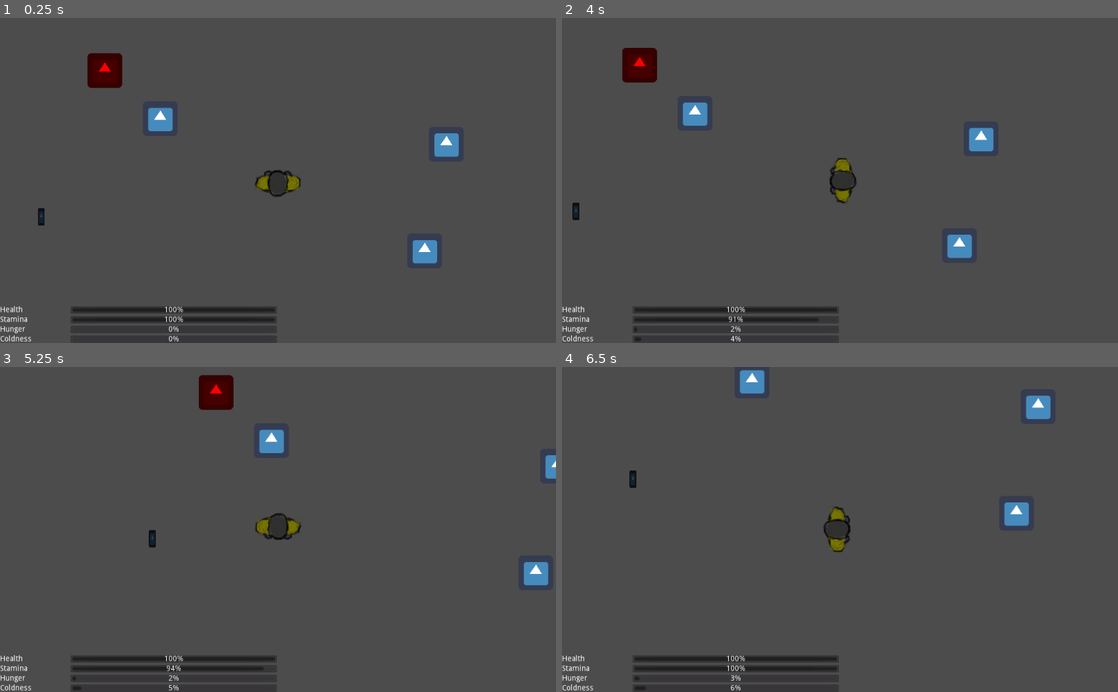
Above: before the commit, frames 1-4 (two rows, left to right).
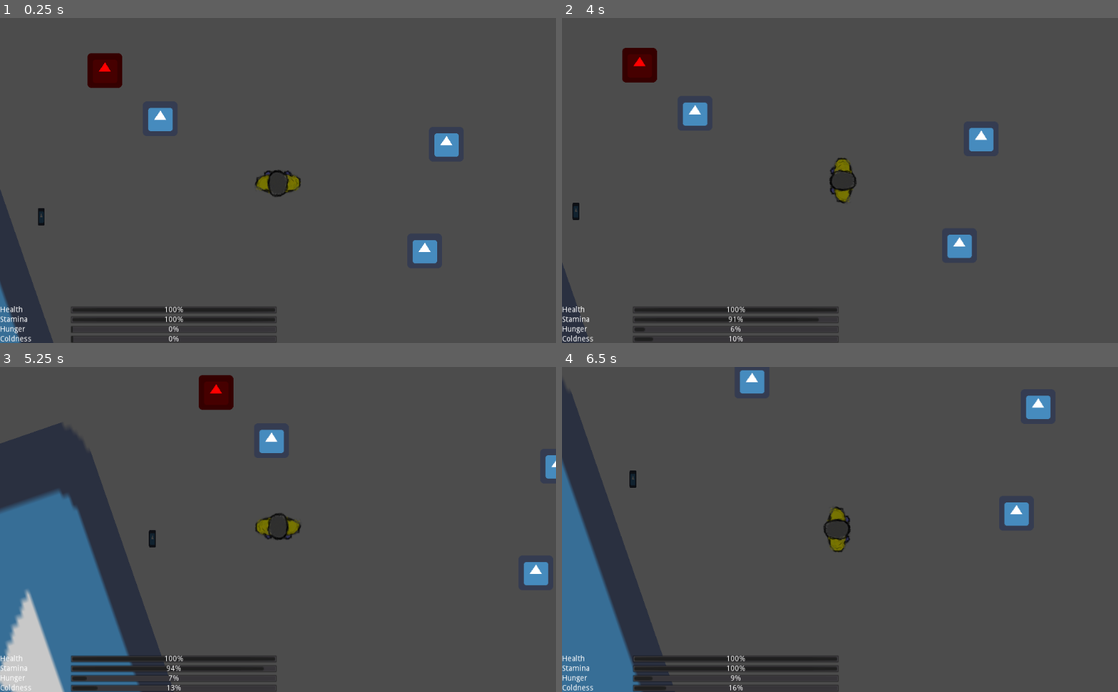
Above: after the commit, the same moments.

Repository: MilanVasko/ludum-dare-50
Game: Godot game, scene res://ingame/ingame.tscn
Two runs of this game, one before a commit and one after it. Both use one fixed random seed, a clock stepped at 60 frames per second and the inputs below. The engine's default icon, where the game draws it, is replaced by a stand-in: a white triangle on a blue panel in a dark square.
Inputs:
- Up to frame 1 (0.25 s): no input
- Up to frame 2 (4 s): tap Enter at 0.5 s; hold D (right) 0.53-1.28 s; tap E (use) at 0.6, 1.55, 2.1, 2.85, 3.8 s; hold S (down) 1.28-2.03 s; tap Shift (run) at 1.35 s; hold D (right) 2.03-2.78 s; tap Space at 2.75 s; hold W (up) 2.78-3.53 s; hold A (left) from 3.53 s (still down); hold Shift (run) from 3.53 s (still down)
- Up to frame 3 (5.25 s): release Shift (run) at 4.28 s; tap E (use) at 4.35, 5.1 s; release A (left) at 5.03 s; hold S (down) from 5.03 s (still down)
- Up to frame 4 (6.5 s): release S (down) at 5.78 s; hold D (right) from 5.78 s (still down); tap Shift (run) at 5.85 s; tap E (use) at 6.05 s

The runs differ from the first frame. In frame 1, 2.2% of the frame differs, in the area x 0-14%, y 52-100%; in frame 2, 0.6%; in frame 3, 17%, in the area x 0-33%, y 17-100%; in frame 4, 9.7%.

Commit message:
Add warm areas

Diff:
--- /dev/null
+++ b/building/building.tscn
@@ -0,0 +1,47 @@
+[gd_scene load_steps=7 format=2]
+
+[ext_resource path="res://icon.png" type="Texture" id=1]
+[ext_resource path="res://warm_area/warm_area.tscn" type="PackedScene" id=2]
+
+[sub_resource type="RectangleShape2D" id=1]
+extents = Vector2( 420, 5 )
+
+[sub_resource type="RectangleShape2D" id=2]
+extents = Vector2( 186.25, 5 )
+
+[sub_resource type="RectangleShape2D" id=3]
+extents = Vector2( 162, 5 )
+
+[sub_resource type="RectangleShape2D" id=4]
+extents = Vector2( 5, 203.25 )
+
+[node name="Building" type="StaticBody2D"]
+
+[node name="Sprite" type="Sprite" parent="."]
+modulate = Color( 0.788235, 0.788235, 0.788235, 1 )
+scale = Vector2( 13.08, 6.407 )
+texture = ExtResource( 1 )
+
+[node name="CollisionShape2D" type="CollisionShape2D" parent="."]
+position = Vector2( 0, -200 )
+shape = SubResource( 1 )
+
+[node name="CollisionShape2D2" type="CollisionShape2D" parent="."]
+position = Vector2( -234, 200 )
+shape = SubResource( 2 )
+
+[node name="CollisionShape2D3" type="CollisionShape2D" parent="."]
+position = Vector2( 255, 200 )
+shape = SubResource( 3 )
+
+[node name="CollisionShape2D4" type="CollisionShape2D" parent="."]
+position = Vector2( -415, 1.75 )
+shape = SubResource( 4 )
+
+[node name="CollisionShape2D5" type="CollisionShape2D" parent="."]
+position = Vector2( 415, 1.75 )
+shape = SubResource( 4 )
+
+[node name="WarmArea" parent="." instance=ExtResource( 2 )]
+scale = Vector2( 38.48, 17.08 )
+warmth_per_second = 0.15
--- a/exit/exit.gd
+++ b/exit/exit.gd
@@ -1,4 +1,4 @@
 extends Area2D
 
-func arrive() -> void:
+func arrive(_subject: Node2D) -> void:
 	get_tree().call_group("exit_each_subscriber", "_on_exit_reached")
--- a/ingame/ingame.tscn
+++ b/ingame/ingame.tscn
@@ -6,6 +6,7 @@
 [ext_resource path="res://obstacle/obstacle.tscn" type="PackedScene" id=4]
 [ext_resource path="res://radio/radio.tscn" type="PackedScene" id=5]
 [ext_resource path="res://exit/spawn_point.tscn" type="PackedScene" id=6]
+[ext_resource path="res://building/building.tscn" type="PackedScene" id=7]
 
 [node name="Ingame" type="Node2D"]
 
@@ -24,11 +25,8 @@
 
 [node name="Fire" parent="." instance=ExtResource( 1 )]
 
-[node name="Radio" parent="Fire" instance=ExtResource( 5 )]
+[node name="Radio" parent="." instance=ExtResource( 5 )]
 position = Vector2( -117, 270 )
-
-[node name="Player" parent="." instance=ExtResource( 2 )]
-position = Vector2( 319, 203 )
 
 [node name="ExitSpawnPoint" parent="." instance=ExtResource( 6 )]
 position = Vector2( -253, 750 )
@@ -38,3 +36,10 @@
 
 [node name="ExitSpawnPoint3" parent="." instance=ExtResource( 6 )]
 position = Vector2( 1304, 453 )
+
+[node name="Building" parent="." instance=ExtResource( 7 )]
+position = Vector2( -310, 507 )
+rotation = -1.90382
+
+[node name="Player" parent="." instance=ExtResource( 2 )]
+position = Vector2( 319, 203 )
--- a/player/feet.gd
+++ b/player/feet.gd
@@ -19,8 +19,10 @@
 	if player.dead:
 		return
 	if obj.has_method("arrive"):
-		obj.arrive()
+		obj.arrive(player)
 
-func object_exited(_obj: CollisionObject2D) -> void:
-	# nothing
-	pass
+func object_exited(obj: CollisionObject2D) -> void:
+	if player.dead:
+		return
+	if obj.has_method("leave"):
+		obj.leave(player)
--- a/player/hands.gd
+++ b/player/hands.gd
@@ -25,12 +25,12 @@
 	object_exited(area)
 
 func object_entered(obj: CollisionObject2D) -> void:
-	if close_usable_object != null:
-		object_exited(close_usable_object)
-
 	if obj.has_method("use"):
 		var can_use: bool = !obj.has_method("can_use") || obj.can_use()
 		if can_use:
+			if close_usable_object != null:
+				object_exited(close_usable_object)
+
 			close_usable_object = obj
 			get_tree().call_group("usable_object_subscriber", "_on_usable_object_entered")
 
--- a/player/player.gd
+++ b/player/player.gd
@@ -2,11 +2,11 @@
 
 const WALKING_SPEED := 200.0
 const RUNNING_SPEED := 350.0
-const COLDNESS_FILL_PER_SECOND := 0.01
-const COLDNESS_HEALTH_DECAY_PER_SECOND := 0.001
-const HUNGER_FILL_PER_SECOND := 0.005
-const HUNGER_HEALTH_DECAY_PER_SECOND := 0.001
-const FIRE_DECAY_PER_SECOND := 0.2
+const COLDNESS_FILL_PER_SECOND := 0.025
+const COLDNESS_HEALTH_DECAY_PER_SECOND := 0.005
+const HUNGER_FILL_PER_SECOND := 0.015
+const HUNGER_HEALTH_DECAY_PER_SECOND := 0.0025
+const FIRE_HEALTH_DECAY_PER_SECOND := 0.2
 const STAMINA_REPLENISH_PER_SECOND := 0.1
 const STAMINA_DECAY_PER_SECOND := 0.2
 
@@ -19,6 +19,8 @@
 var stamina := 1.0
 var coldness := 0.0
 var hunger := 0.0
+
+var coldness_fill_per_second := COLDNESS_FILL_PER_SECOND
 
 func _ready():
 	get_tree().call_group("health_subscriber", "_on_health_changed", health)
@@ -40,6 +42,14 @@
 func _on_fire_exited() -> void:
 	in_fire = false
 
+func _on_warm_area_arrive(warmth_per_second: float) -> void:
+	coldness_fill_per_second -= warmth_per_second
+	print("current coldness " + str(coldness_fill_per_second))
+
+func _on_warm_area_leave(warmth_per_second: float) -> void:
+	coldness_fill_per_second += warmth_per_second
+	print("current coldness " + str(coldness_fill_per_second))
+
 func update_health(delta: float) -> void:
 	var health_decay := 0.0
 	if coldness >= 1.0:
@@ -47,7 +57,7 @@
 	if hunger >= 1.0:
 		health_decay += HUNGER_HEALTH_DECAY_PER_SECOND * delta
 	if in_fire:
-		health_decay += FIRE_DECAY_PER_SECOND * delta
+		health_decay += FIRE_HEALTH_DECAY_PER_SECOND * delta
 	if health_decay > 0.0:
 		health -= health_decay
 		get_tree().call_group("health_subscriber", "_on_health_changed", health)
@@ -74,9 +84,8 @@
 		get_tree().call_group("hunger_subscriber", "_on_hunger_changed", hunger)
 
 func update_coldness(delta: float) -> void:
-	if coldness < 1.0:
-		coldness += COLDNESS_FILL_PER_SECOND * delta
-		get_tree().call_group("coldness_subscriber", "_on_coldness_changed", coldness)
+	coldness = clamp(coldness + (coldness_fill_per_second * delta), 0, 1)
+	get_tree().call_group("coldness_subscriber", "_on_coldness_changed", coldness)
 
 func _physics_process(delta: float) -> void:
 	if dead:
--- /dev/null
+++ b/warm_area/warm_area.gd
@@ -0,0 +1,11 @@
+extends Area2D
+
+export(float) var warmth_per_second
+
+func arrive(subject: Node2D) -> void:
+	if subject.has_method("_on_warm_area_arrive"):
+		subject._on_warm_area_arrive(warmth_per_second)
+
+func leave(subject: Node2D) -> void:
+	if subject.has_method("_on_warm_area_leave"):
+		subject._on_warm_area_leave(warmth_per_second)
--- /dev/null
+++ b/warm_area/warm_area.tscn
@@ -0,0 +1,11 @@
+[gd_scene load_steps=3 format=2]
+
+[ext_resource path="res://warm_area/warm_area.gd" type="Script" id=1]
+
+[sub_resource type="RectangleShape2D" id=1]
+
+[node name="WarmArea" type="Area2D"]
+script = ExtResource( 1 )
+
+[node name="CollisionShape2D" type="CollisionShape2D" parent="."]
+shape = SubResource( 1 )
Not shown: 1 places in ingame/ingame.tscn that only renumber resources
